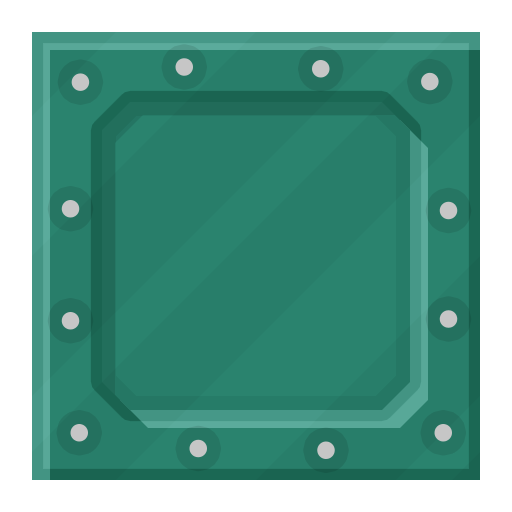
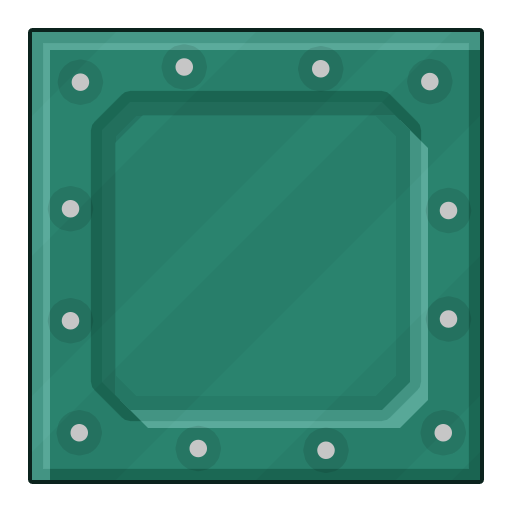
Comparing the layer stacks of the two 512×512 images. Changes:
pixels changed over [28, 28, 484, 484] (layer not identified)
